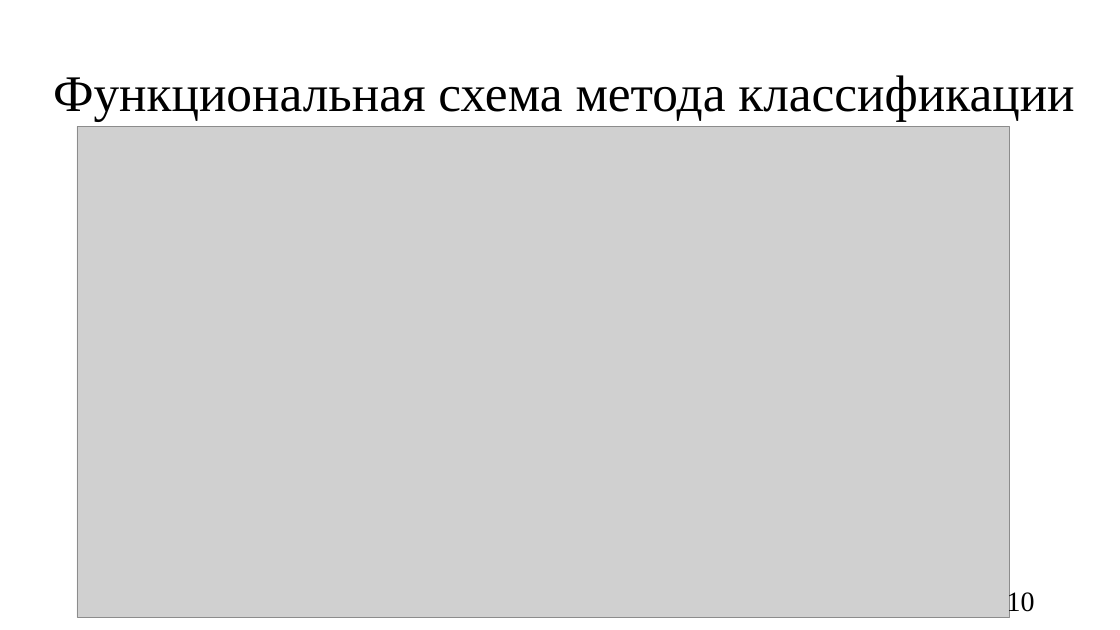
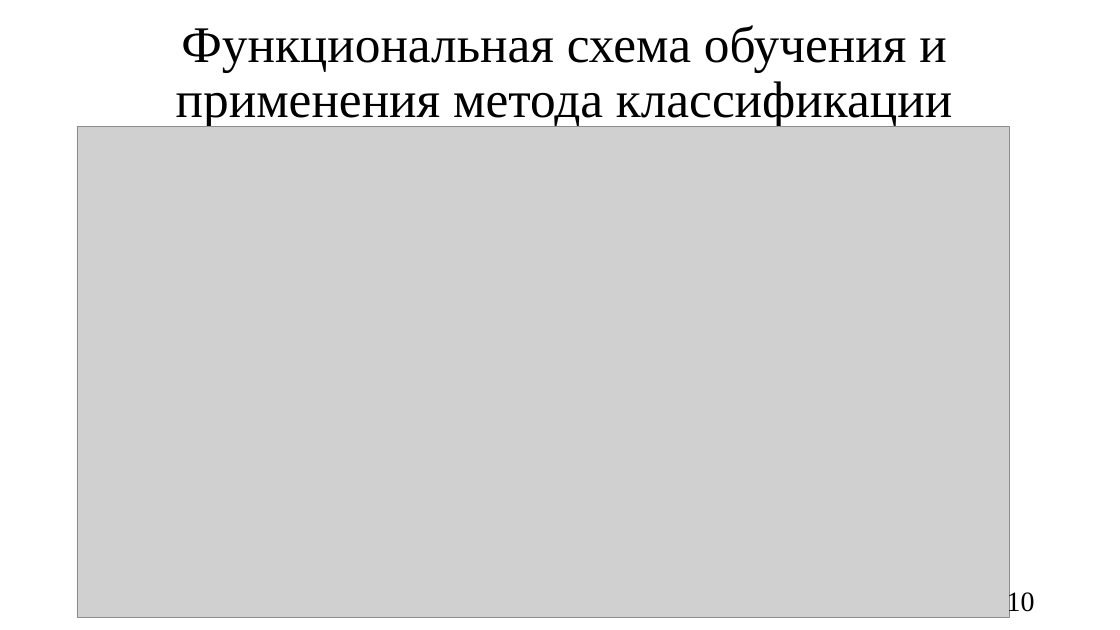
Before and after one commit to oljakon/bachelor-degree, a slide deck: slide 10 of РПЗ/презентация_Кондрашова.pptx. Drawn at 1120x630 pixels with LibreOffice and Linux fonts; fonts in the diff are those of the drawing; grey boxes stand for pictures. Boxes give left, top, right and bottom in pixels: in the first picture for what was removed or moved away, otherwise in the second. Text is boxed around its words. In the diff, an @@ line names an element or a change of style, - is before the commit and + after.

```diff
--- a/РПЗ/презентация_Кондрашова.pptx
+++ b/РПЗ/презентация_Кондрашова.pptx
@@ title at <box>176,25,952,128</box>: text changed @@
-Функциональная схема метода классификации
+Функциональная схема обучения и применения метода классификации
```
Also in this commit, not shown: 11 other slides changed, 7 other files.
